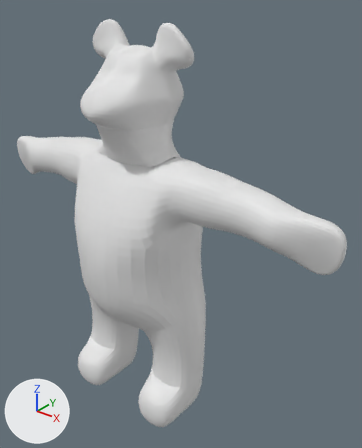
The FBX model Assets/Models/Mr Bear/Mr Bear.fbx, before and after one commit.
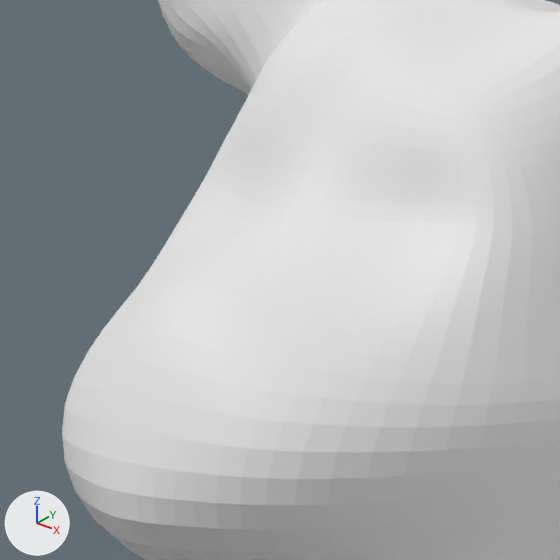
Each version is shown whole from a camera (50 mm lens) standing at (7.76, -8.18, 7.43) and looking at (0.8, 0.52, 2.04), then close up on the part from 20% to 41% of the width and 10% to 27% of the height. Every picture has the same lights, and +X, +Y and +Z are marked at lower left. The close-ups show mesh edges as thin lines. Where no turn or scale is listed for an object, it has been applied to the vertices.

In view in the first close-up: 'Vert'.
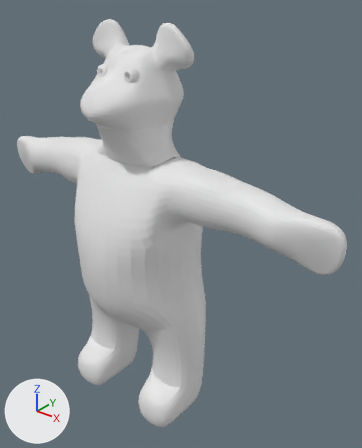
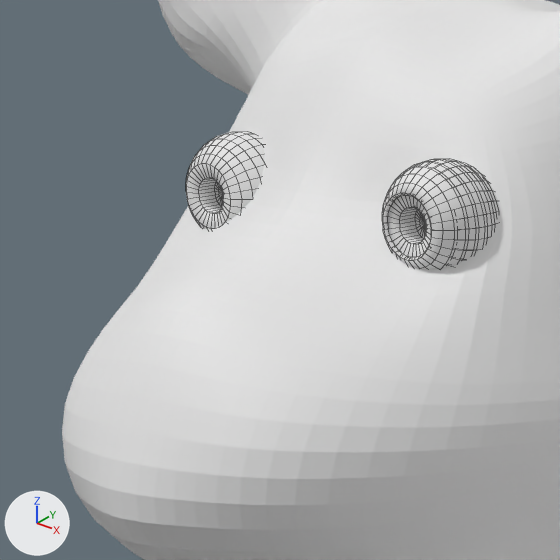
What the commit changed:
Material 'Pupil_Material' (mat_pupil_material) is new.
Its base color is (0.8, 0.8, 0.8) (white #e7e7e7).
Its roughness is 0.553.
Material 'Iris_Material' (mat_iris_material) is new.
Its base color is (0.8, 0.8, 0.8) (white #e7e7e7).
Its roughness is 0.553.
Mesh me_sphere_001 is new.
It has 514 vertices, 544 faces and spans x -0.163..0.163, y -0.135..0.163, z -0.163..0.163.
Faces by material slot: [416, 32, 96].
It uses material mat_darkfur_material (white #e7e7e7).
It uses material mat_iris_material (white #e7e7e7).
It uses material mat_pupil_material (white #e7e7e7).
Mesh me_sphere_002 is new.
It has 546 vertices, 576 faces and spans x -0.163..0.163, y -0.148..0.153, z -0.163..0.163.
It uses material mat_darkfur_material (white #e7e7e7).
Mesh me_sphere is new.
It has 514 vertices, 544 faces and spans x -0.163..0.163, y -0.135..0.163, z -0.163..0.163.
Faces by material slot: [416, 32, 96].
It uses material mat_darkfur_material (white #e7e7e7).
It uses material mat_iris_material (white #e7e7e7).
It uses material mat_pupil_material (white #e7e7e7).
Object 'Right Eye' (ob_right_eye) is new; it shows me_sphere_001.
Its location is (-0.371, -0.592, 5.689).
Object 'Sphere.002' (ob_sphere_002) is new; it shows me_sphere_002.
Its location is (0.429, -0.592, 5.689).
Object 'Left Eye' (ob_left_eye) is new; it shows me_sphere.
Its location is (0.429, -0.592, 5.689).

Boxes (x1, y1, x2, y2) around the edits, measured in the close-ups (560 x 560 px):
'Sphere.002', added
    after: (382, 159, 486, 269)
'Right Eye', added
    after: (186, 131, 264, 229)
    faces in mat_darkfur_material (white #e7e7e7): (186, 131, 264, 229)
    faces in mat_iris_material (white #e7e7e7): (187, 163, 230, 229)
    faces in mat_pupil_material (white #e7e7e7): (199, 178, 223, 214)
'Left Eye', added
    after: (388, 158, 498, 257)
    faces in mat_iris_material (white #e7e7e7): (388, 195, 431, 257)
    faces in mat_darkfur_material (white #e7e7e7): (442, 158, 498, 245)
    faces in mat_pupil_material (white #e7e7e7): (400, 207, 426, 244)
